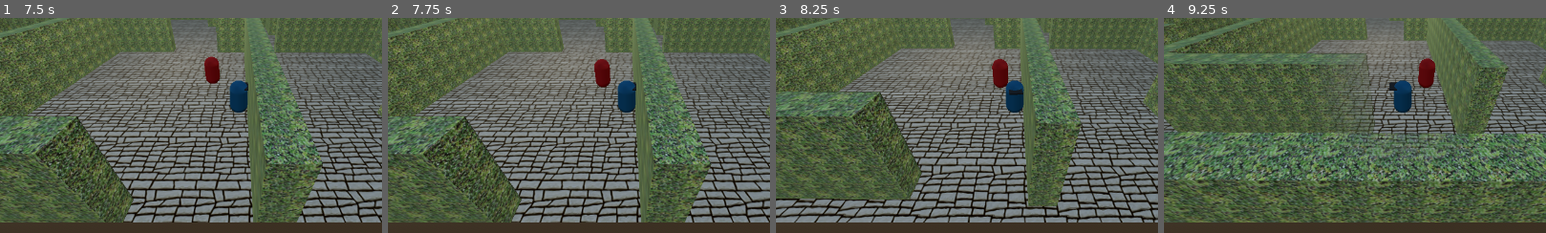
Above: before the commit, frames 1-4 (left to right).
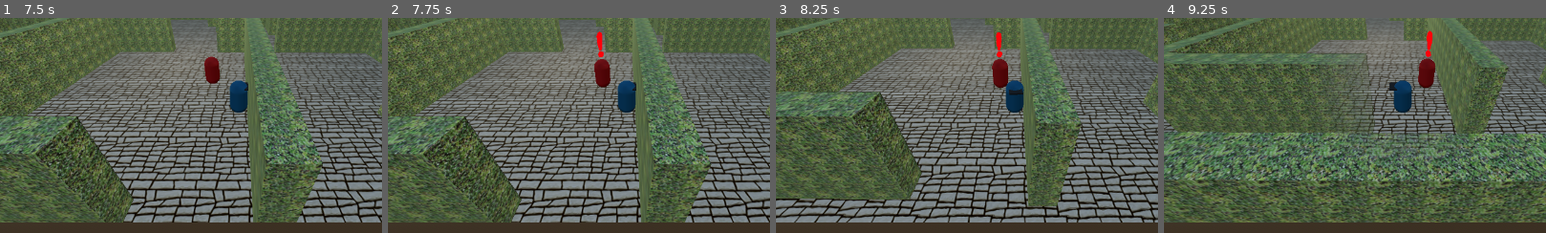
Above: after the commit, the same moments.

Repository: chumofchums/Abberation
Game: Godot game, scene res://world.tscn
The game is run twice, just before and just after one commit, with the same random seed, the same clock (stepped at 60 frames per second) and the same inputs.
Inputs:
- Up to frame 1 (7.5 s): hold W (up) 0.53-2.03 s; hold A (left) 2.03-3.53 s; hold S (down) 3.53-4.28 s; hold D (right) 4.28-5.03 s; hold W (up) 5.03-5.78 s; hold D (right) from 5.78 s (still down)
- Up to frame 2 (7.75 s): keep holding D (right)
- Up to frame 3 (8.25 s): release D (right) at 8.03 s; hold S (down) from 8.03 s (still down)
- Up to frame 4 (9.25 s): release S (down) at 8.78 s; hold A (left) from 8.78 s (still down)
The pictures show only the part of the screen within x 0-50%, y 15-65%; the shares and areas given below are measured in that part.

Frame 1 is identical in both runs. In frame 2, 0.2% of the frame differs, in the area x 54-57%, y 6-19%; in frame 3, 0.1%; in frame 4, 0.2%, in the area x 68-71%, y 5-19%.

Commit message:
add enemy alert visual

Diff:
--- /dev/null
+++ b/exclamation_point.tscn
@@ -0,0 +1,9 @@
+[gd_scene load_steps=2 format=3 uid="uid://bqq0ycg4wq2p"]
+
+[ext_resource type="PackedScene" uid="uid://bbv7l4ws1ovm8" path="res://exclamation_point_emmision.glb" id="1_3yk7i"]
+
+[node name="ExclamationPoint" type="Node3D"]
+transform = Transform3D(0, 0, 0, 0, 0, 0, 0, 0, 0, 0, 0, 0)
+
+[node name="exclamation_point_emmision" parent="." instance=ExtResource("1_3yk7i")]
+transform = Transform3D(1, 0, 0, 0, 1, 0, 0, 0, 1, 0, 0.41629, 0)
--- a/guard.gd
+++ b/guard.gd
@@ -3,6 +3,7 @@
 @onready var nav: NavigationAgent3D = $NavigationAgent3D
 @onready var vision_area: Area3D = $visuals/VisionArea
 @onready var visuals: MeshInstance3D = $visuals
+@onready var anim: AnimationPlayer = $AnimationPlayer
 
 @export var patrol_direction: Node3D
 
@@ -31,6 +32,7 @@
 		direction = nav.get_next_path_position() - global_position
 		direction = direction.normalized()
 		velocity = velocity.lerp(direction * speed, acceleration * delta)
+
 		visuals.rotation.y = lerp_angle(visuals.rotation.y, atan2(-direction.x, -direction.z), weight)
 	move_and_slide()
 
@@ -38,5 +40,12 @@
 	var overlaps = vision_area.get_overlapping_bodies()
 	if overlaps.size() > 0:
 		for overlap in overlaps:
-			if overlap.name == "Player":
-				player_spotted = true
+			if player_spotted:
+				return
+			else:
+				if overlap.name == "Player":
+					_on_player_spotted()
+
+func _on_player_spotted():
+	player_spotted = true
+	anim.play("player_spotted")
--- a/guard.tscn
+++ b/guard.tscn
@@ -1,9 +1,10 @@
-[gd_scene load_steps=8 format=3 uid="uid://dn05ucbbktbtv"]
+[gd_scene load_steps=12 format=3 uid="uid://dn05ucbbktbtv"]
 
 [ext_resource type="Script" path="res://guard.gd" id="1_t0c1g"]
 [ext_resource type="Material" uid="uid://b82cox21okduo" path="res://materials/enemy.material" id="2_xcdr1"]
 [ext_resource type="PackedScene" uid="uid://d1xu038n6ksd0" path="res://patrol.tscn" id="3_1x4kb"]
 [ext_resource type="PackedScene" uid="uid://q1p6urfuuyri" path="res://cone.tscn" id="4_j1mga"]
+[ext_resource type="PackedScene" uid="uid://bqq0ycg4wq2p" path="res://exclamation_point.tscn" id="5_dadhk"]
 
 [sub_resource type="CapsuleMesh" id="CapsuleMesh_3bhdj"]
 
@@ -12,6 +13,55 @@
 
 [sub_resource type="ConvexPolygonShape3D" id="ConvexPolygonShape3D_55fub"]
 points = PackedVector3Array(-0.125207, -0.532801, -0.480507, 0.0227831, 0.47607, 0.498884, 0.169713, 0.559144, 0.464172 …(924 unchanged characters)…
+
+[sub_resource type="Animation" id="Animation_t10s3"]
+resource_name = "player_spotted"
+length = 2.0
+tracks/0/type = "value"
+tracks/0/imported = false
+tracks/0/enabled = true
+tracks/0/path = NodePath("ExclamationPoint:scale")
+tracks/0/interp = 1
+tracks/0/loop_wrap = true
+tracks/0/keys = {
+"times": PackedFloat32Array(0, 0.1, 0.3, 1.9, 2),
+"transitions": PackedFloat32Array(1, 1, 1, 1, 1),
+"update": 0,
+"values": [Vector3(0, 0, 0), Vector3(2.2, 2.2, 2.2), Vector3(2, 2, 2), Vector3(2, 2, 2), Vector3(0, 0, 0)]
+}
+tracks/1/type = "value"
+tracks/1/imported = false
+tracks/1/enabled = true
+tracks/1/path = NodePath("ExclamationPoint:position")
+tracks/1/interp = 1
+tracks/1/loop_wrap = true
+tracks/1/keys = {
+"times": PackedFloat32Array(0.3, 1.9),
+"transitions": PackedFloat32Array(1, 1),
+"update": 0,
+"values": [Vector3(0, 2, 0), Vector3(0, 2, 0)]
+}
+
+[sub_resource type="Animation" id="Animation_ps450"]
+length = 0.001
+tracks/0/type = "value"
+tracks/0/imported = false
+tracks/0/enabled = true
+tracks/0/path = NodePath("ExclamationPoint:scale")
+tracks/0/interp = 1
+tracks/0/loop_wrap = true
+tracks/0/keys = {
+"times": PackedFloat32Array(0),
+"transitions": PackedFloat32Array(1),
+"update": 0,
+"values": [Vector3(0, 0, 0)]
+}
+
+[sub_resource type="AnimationLibrary" id="AnimationLibrary_8wsic"]
+_data = {
+"RESET": SubResource("Animation_ps450"),
+"player_spotted": SubResource("Animation_t10s3")
+}
 
 [node name="Guard" type="CharacterBody3D" node_paths=PackedStringArray("patrol_direction")]
 script = ExtResource("1_t0c1g")
@@ -24,6 +74,7 @@
 
 [node name="VisionArea" type="Area3D" parent="visuals"]
 transform = Transform3D(1, 0, 0, 0, 1, 0, 0, 0, 1, 0, -1, 0)
+collision_mask = 2
 
 [node name="Cone" parent="visuals/VisionArea" instance=ExtResource("4_j1mga")]
 transform = Transform3D(1.5, 0, 0, 0, -6.55671e-08, -1.5, 0, 1.5, -6.55671e-08, 0, 1.38729, -1.58247)
@@ -46,4 +97,13 @@
 wait_time = 0.5
 autostart = true
 
+[node name="AnimationPlayer" type="AnimationPlayer" parent="."]
+reset_on_save = false
+libraries = {
+"": SubResource("AnimationLibrary_8wsic")
+}
+
+[node name="ExclamationPoint" parent="." instance=ExtResource("5_dadhk")]
+transform = Transform3D(0, 0, 0, 0, 0, 0, 0, 0, 0, 0, 2, 0)
+
 [connection signal="timeout" from="VisionTimer" to="." method="_on_vision_timer_timeout"]
--- a/player/Player.tscn
+++ b/player/Player.tscn
@@ -16,6 +16,7 @@
 albedo_color = Color(0.121569, 0.121569, 0.121569, 1)
 
 [node name="Player" type="CharacterBody3D"]
+collision_layer = 2
 script = ExtResource("1_6csso")
 
 [node name="CollisionShape3D" type="CollisionShape3D" parent="."]
--- a/project.godot
+++ b/project.godot
@@ -55,3 +55,7 @@
 , Object(InputEventKey,"resource_local_to_scene":false,"resource_name":"","device":-1,"window_id":0,"alt_pressed":false,"shift_pressed":false,"ctrl_pressed":false,"meta_pressed":false,"pressed":false,"keycode":0,"physical_keycode":4194322,"key_label":0,"unicode":0,"echo":false,"script":null)
 ]
 }
+
+[layer_names]
+
+3d_physics/layer_2="player"
Binary file added: exclamation_point_emmision.glb
Not shown, added: exclamation_point_emmision.glb.import
